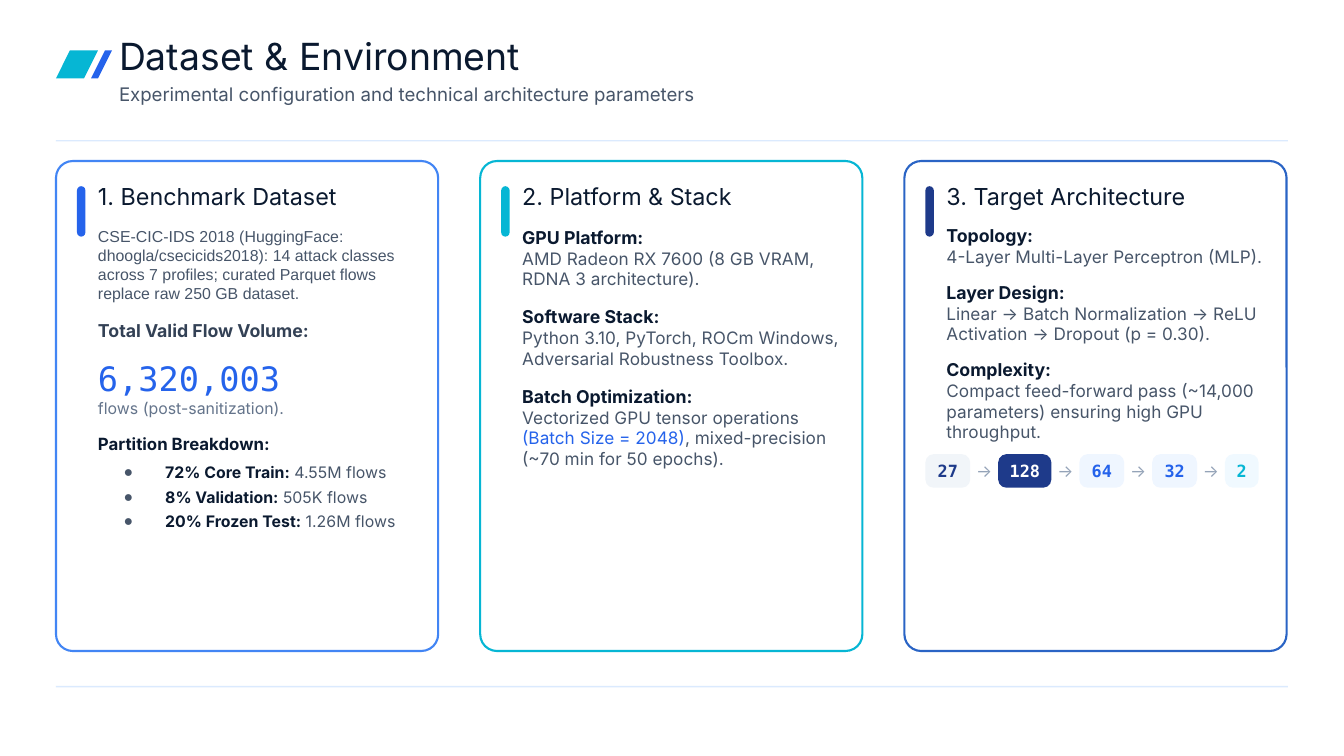
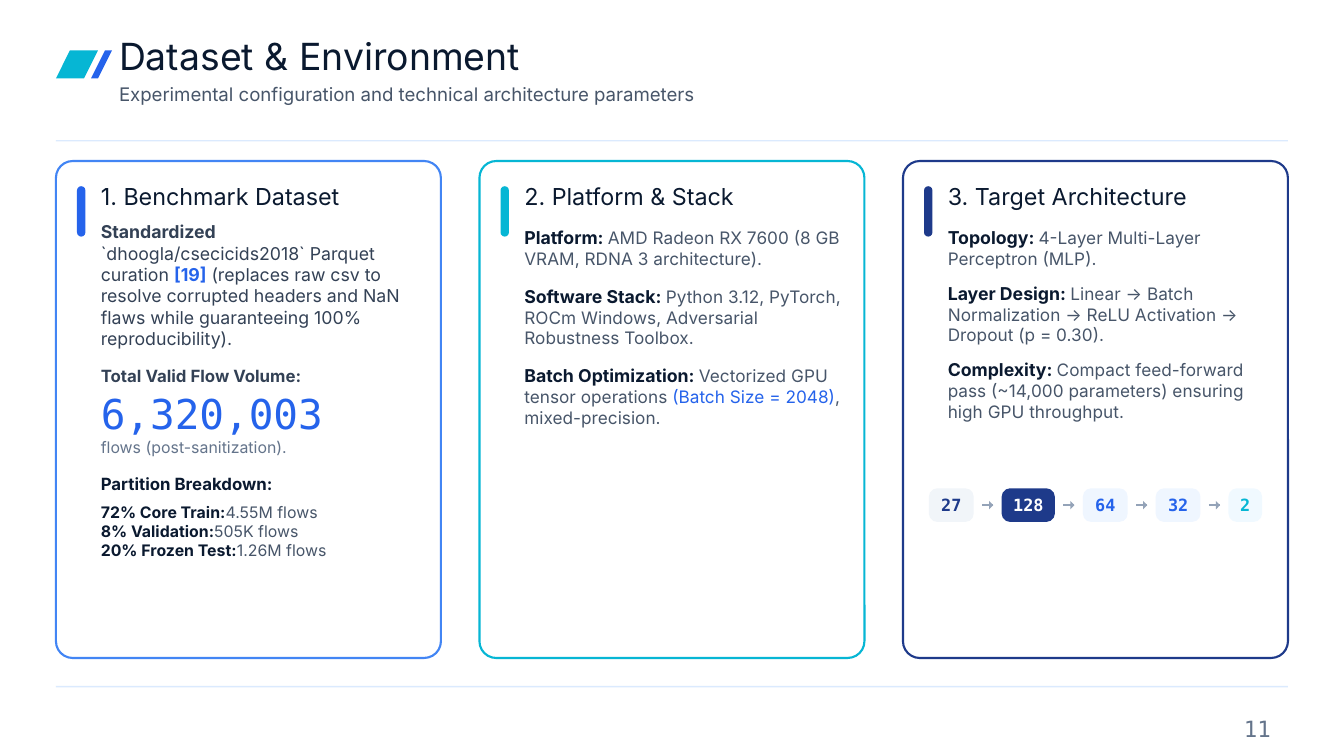
Before and after one commit to sadman128/aml_rocm_native, a slide deck: slide 11 of docs/pre_defense/predefense.pptx. Drawn at 1344x756 pixels with LibreOffice and Linux fonts; fonts in the diff are those of the drawing; background and template pictures are left out. Boxes give left, top, right and bottom in pixels: in the first picture for what was removed or moved away, otherwise in the second. Text is boxed around its words. In the diff, an @@ line names an element or a change of style, - is before the commit and + after.

```diff
--- a/docs/pre_defense/predefense.pptx
+++ b/docs/pre_defense/predefense.pptx
@@ rounded rectangle: place and size @@
-rounded rectangle at bbox=[56, 161, 438, 652]
+rounded rectangle at bbox=[56, 161, 441, 659]
@@ rounded rectangle: place and size @@
-rounded rectangle at bbox=[480, 161, 862, 652]
+rounded rectangle at bbox=[480, 161, 864, 659]
@@ rounded rectangle: place and size @@
-rounded rectangle at bbox=[905, 161, 1286, 652]
+rounded rectangle at bbox=[903, 161, 1288, 659]
@@ rounded rectangle at bbox=[903, 161, 1288, 659]: outline #2A64C5 1.13 pt to #1E3A8A 1.13 pt @@
@@ text at bbox=[101, 224, 400, 349]: text changed; size 8.5 to 9.5 pt; font Arial to Inter; text colour #475569 to #334155 @@
-CSE-CIC-IDS 2018 (HuggingFace: dhoogla/csecicids2018): 14 attack classes across 7 profiles; curated Parquet flows replace raw 250 GB dataset.
+Standardized `dhoogla/csecicids2018` Parquet curation [19] (replaces raw csv to resolve corrupted headers and NaN flaws while guaranteeing 100% reproducibility).
@@ text at bbox=[524, 230, 841, 428]: text changed @@
-GPU Platform:
-AMD Radeon RX 7600 (8 GB VRAM, RDNA 3 architecture).
-Software Stack:
-Python 3.10, PyTorch, ROCm Windows, Adversarial Robustness Toolbox.
-Batch Optimization:
-Vectorized GPU tensor operations (Batch Size = 2048), mixed-precision (~70 min for 50 epochs).
+Platform: AMD Radeon RX 7600 (8 GB VRAM, RDNA 3 architecture).
+Software Stack: Python 3.12, PyTorch, ROCm Windows, Adversarial Robustness Toolbox.
+Batch Optimization: Vectorized GPU tensor operations (Batch Size = 2048), mixed-precision.
@@ text at bbox=[948, 231, 1243, 422]: more space between paragraphs; less space between paragraphs @@
@@ text at bbox=[101, 369, 323, 435]: size 9.5 to 9 pt in "Total Valid Flow Volume:"; size 18 to 22 pt in "6,320,003"; less space between paragraphs @@
@@ group removed at bbox=[973, 454, 1223, 488]: 4 texts @@
-→
-→
-→
-→
@@ text at bbox=[101, 506, 326, 556]: text changed @@
-● 72% Core Train: 4.55M flows
-● 8% Validation: 505K flows
-● 20% Frozen Test: 1.26M flows
+72% Core Train:4.55M flows
+8% Validation:505K flows
+20% Frozen Test:1.26M flows
@@ text "128": place and size @@
-text "128" at bbox=[1010, 464, 1040, 478]
+text "128" at bbox=[1013, 498, 1043, 512]
@@ rounded rectangle: place and size @@
-rounded rectangle at bbox=[999, 454, 1052, 488]
+rounded rectangle at bbox=[1001, 488, 1055, 521]
@@ group added at bbox=[982, 501, 1220, 509]: 8 freeform shapes @@
@@ 4 texts, 4 rounded rectangles: place and size @@
-4 texts, 4 rounded rectangles at bbox=[926, 454, 1258, 488]
+4 texts, 4 rounded rectangles at bbox=[929, 488, 1262, 521]
@@ text added at bbox=[1244, 720, 1271, 737], 12 pt, text #64748B @@
+11
```
Also in this commit, not shown: 11 other slides changed, 3 slides added, 2 slides removed, 53 other files.
